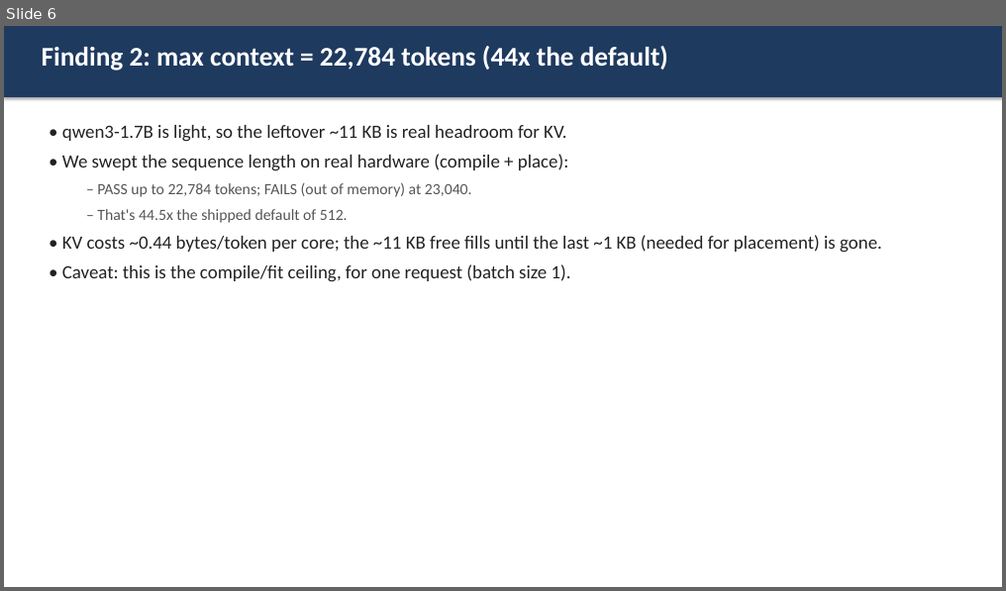
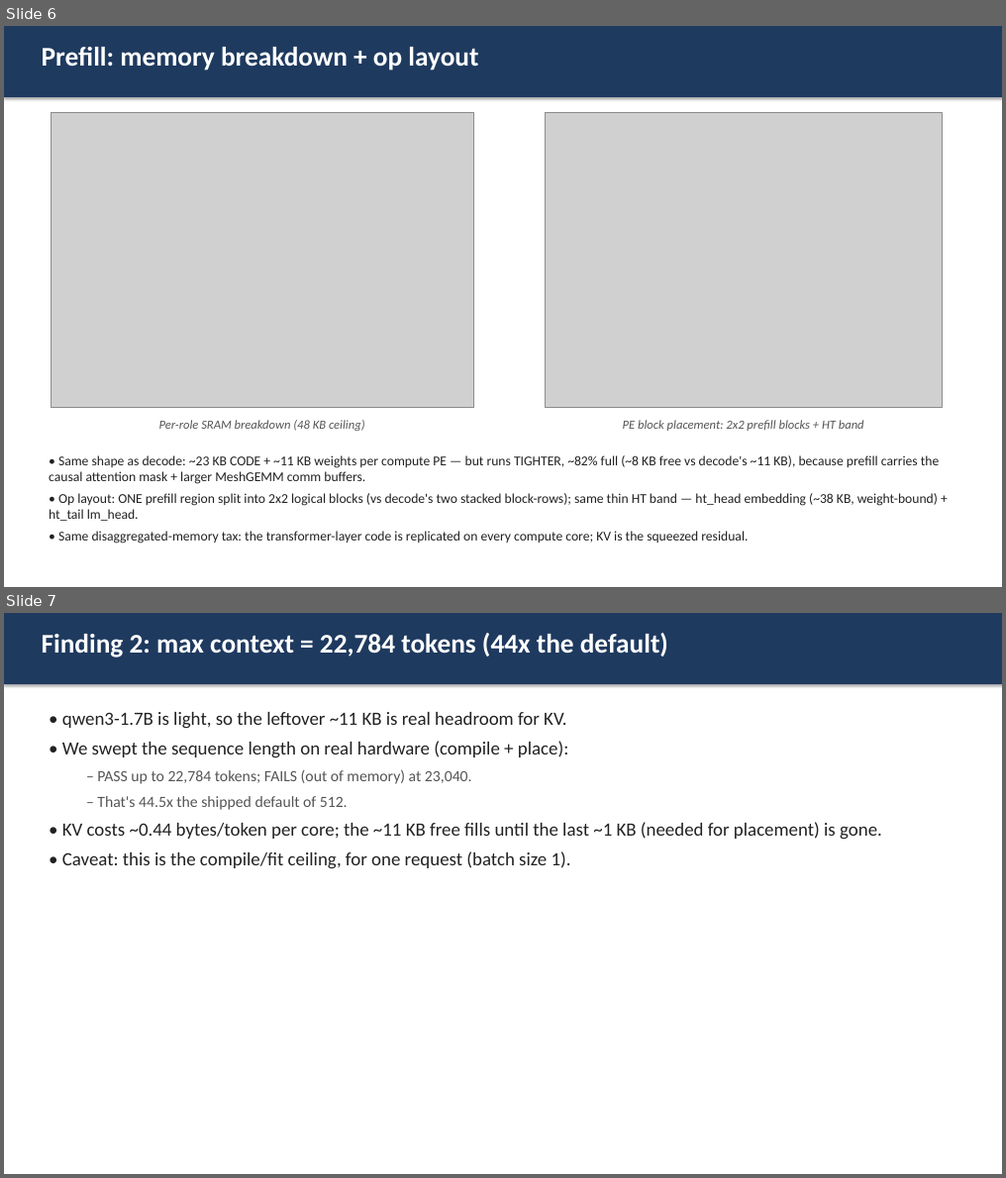
Before and after one commit to happyandslow/agent-memory, a slide deck: projects/WaferEngine/docs/2026-06-28/wse_per_pe_resource_analysis.pptx. Shown one above the other, each under a label of ours: slide 6 before the commit, slides 6 and 7 after it. The pictures are 1006x591 and 1006x1178 pixels, drawn with LibreOffice and Linux fonts; fonts in the diff are those of the drawing; grey boxes stand for pictures. Boxes give left, top, right and bottom in pixels: in the first picture for what was removed or moved away, otherwise in the second. Text is boxed around its words. In the diff, an @@ line names an element or a change of style, - is before the commit and + after.

Commit message:
WaferEngine slides: add prefill memory-breakdown + op-layout slide (after decode placement)

```diff
--- a/projects/WaferEngine/docs/2026-06-28/wse_per_pe_resource_analysis.pptx
+++ b/projects/WaferEngine/docs/2026-06-28/wse_per_pe_resource_analysis.pptx
@@ slide 6 added at (x1=4, y1=26, x2=1002, y2=587), background #FFFFFF @@
@@ rectangle added at (x1=4, y1=26, x2=1002, y2=97), fill #1F3A5F @@
@@ text added at (x1=42, y1=47, x2=478, y2=71), 26 pt, text #FFFFFF, bold @@
+Prefill: memory breakdown + op layout
@@ picture added at (x1=52, y1=112, x2=473, y2=408) @@
@@ picture added at (x1=546, y1=112, x2=943, y2=408) @@
@@ text added at (x1=159, y1=420, x2=365, y2=431), 12 pt, text #555555, italic @@
+Per-role SRAM breakdown (48 KB ceiling)
@@ text added at (x1=623, y1=420, x2=864, y2=431), 12 pt, text #555555, italic @@
+PE block placement: 2x2 prefill blocks + HT band
@@ text added at (x1=49, y1=456, x2=939, y2=544), 13 pt, text #222222 @@
+• Same shape as decode: ~23 KB CODE + ~11 KB weights per compute PE — but runs TIGHTER, ~82% full (~8 KB free vs decode's ~11 KB), because prefill carries the causal attention mask + larger MeshGEMM comm buffers.
+• Op layout: ONE prefill region split into 2x2 logical blocks (vs decode's two stacked block-rows); same thin HT band — ht_head embedding (~38 KB, weight-bound) + ht_tail lm_head.
+• Same disaggregated-memory tax: the transformer-layer code is replicated on every compute core; KV is the squeezed residual.
@@ what was slide 6 is now slide 7 @@
```
Also in this commit, not shown: 1 other file.
